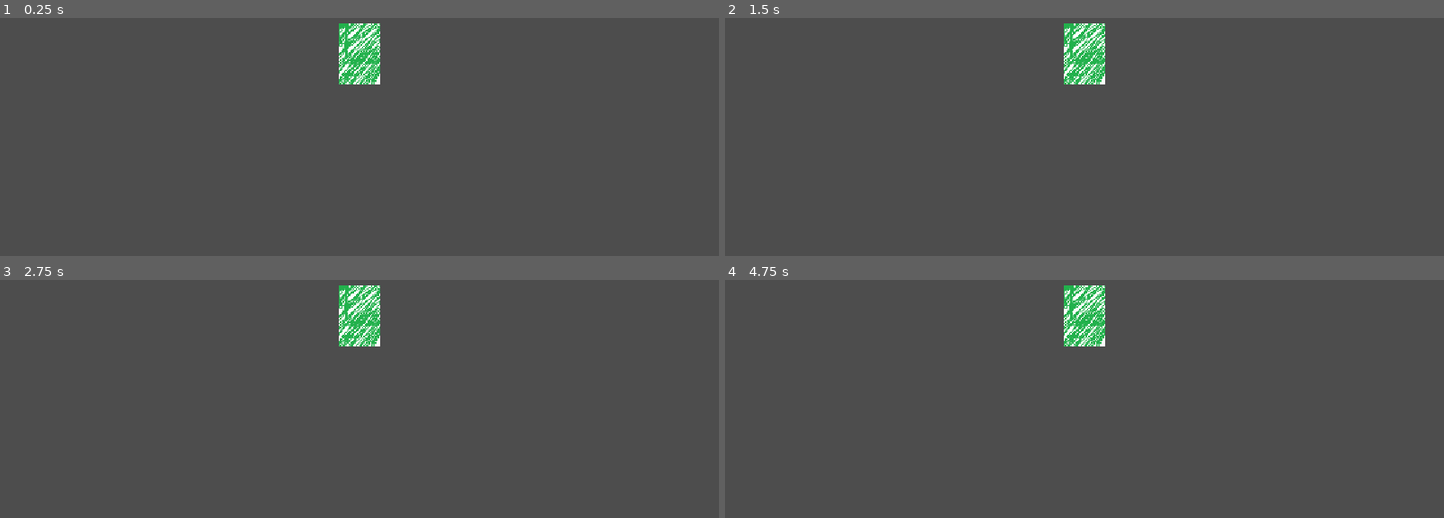
Above: before the commit, frames 1-4 (two rows, left to right).
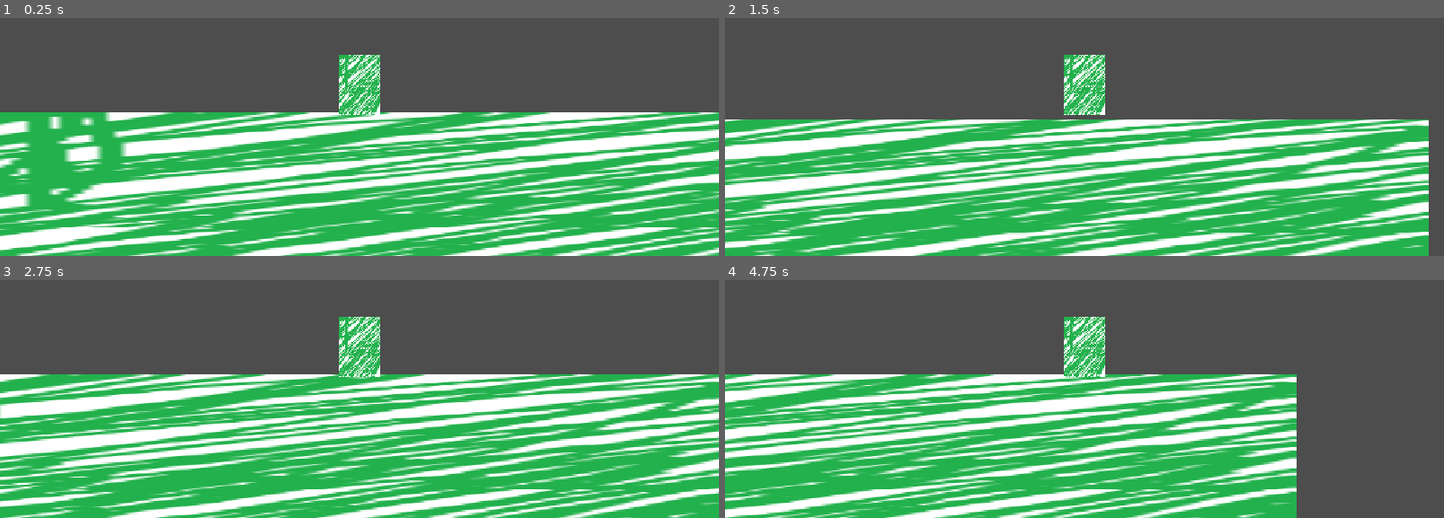
Above: after the commit, the same moments.

Repository: tanlanman123/bluecell
Game: Godot game, scene res://node_2d.tscn
Same seed, same stepped clock (60 frames per second), same inputs: the game is played once before the commit and once after it.
Inputs:
- Up to frame 1 (0.25 s): no input
- Up to frame 2 (1.5 s): tap Enter at 0.5 s; hold Right (ui_right) from 0.53 s (still down); tap Up (ui_up) at 0.6, 0.77, 1.07, 1.35 s
- Up to frame 3 (2.75 s): tap Up (ui_up) at 1.52, 1.82, 2.1 s; release Right (ui_right) at 2.03 s; hold Left (ui_left) from 2.03 s (still down)
- Up to frame 4 (4.75 s): release Left (ui_left) at 2.78 s; hold Right (ui_right) 2.78-4.28 s; tap Up (ui_up) at 2.85, 3.02, 3.32, 3.6, 3.77, 4.07, 4.35, 4.52 s; hold Left (ui_left) from 4.28 s (still down)

The runs differ from the first frame. In frame 1, 62% of the frame differs, in the area x 0-100%, y 2-100%; in frame 2, 58%; in frame 3, 62%; in frame 4, 50%.

Commit message:
player can move
added script and the player can move with arrow keys and jump with up arrow key :)

Diff:
--- /dev/null
+++ b/PlayerMovement.gd
@@ -0,0 +1,20 @@
+extends CharacterBody2D
+
+@export var speed: float = 250.0
+@export var jump_velocity: float = -400.0
+@export var gravity: float = 900.0
+
+func _physics_process(delta):
+	# Add gravity when the player is in the air.
+	if not is_on_floor():
+		velocity.y += gravity * delta
+
+	# Move left and right with arrow keys.
+	var direction = Input.get_axis("ui_left", "ui_right")
+	velocity.x = direction * speed
+
+	# Jump when the player presses the up arrow and is on the floor.
+	if Input.is_action_just_pressed("ui_up") and is_on_floor():
+		velocity.y = jump_velocity
+
+	move_and_slide()
--- a/node_2d.tscn
+++ b/node_2d.tscn
@@ -1,33 +1,45 @@
 [gd_scene format=3 uid="uid://coevnjbh42xg"]
 
 [ext_resource type="Texture2D" uid="uid://dcolu18fprwdw" path="res://Untitled.png" id="1_wtcfe"]
+[ext_resource type="Script" uid="uid://d22hhuprrrybd" path="res://PlayerMovement.gd" id="2_0e48y"]
 
-[sub_resource type="SpriteFrames" id="SpriteFrames_og2xu"]
-animations = [{
-"frames": [{
-"duration": 1.0,
-"texture": ExtResource("1_wtcfe")
-}],
-"loop": 1,
-"name": &"default",
-"speed": 5.0
-}]
+[sub_resource type="RectangleShape2D" id="RectangleShape2D_go7kn"]
+size = Vector2(20, 275)
+
+[sub_resource type="CanvasItemMaterial" id="CanvasItemMaterial_og2xu"]
 
 [sub_resource type="RectangleShape2D" id="RectangleShape2D_og2xu"]
-size = Vector2(123, 194)
+size = Vector2(123, 204.18857)
 
 [node name="Node2D" type="Node2D" unique_id=1462337539]
+metadata/_edit_group_ = true
 
-[node name="Player" type="AnimatedSprite2D" parent="." unique_id=1745114620]
-position = Vector2(2.026558e-06, -49)
+[node name="floor" type="StaticBody2D" parent="." unique_id=1345941318]
+position = Vector2(0, 140)
+
+[node name="CollisionShape2D" type="CollisionShape2D" parent="floor" unique_id=737113337]
+scale = Vector2(78.49039, 1)
+shape = SubResource("RectangleShape2D_go7kn")
+
+[node name="Sprite2D" type="Sprite2D" parent="floor" unique_id=54740409]
+material = SubResource("CanvasItemMaterial_og2xu")
+scale = Vector2(12.828668, 1.4560012)
+texture = ExtResource("1_wtcfe")
+offset = Vector2(0, 0.5)
+
+[node name="CharacterBody2D" type="CharacterBody2D" parent="." unique_id=1061025155]
+position = Vector2(0, -49)
+script = ExtResource("2_0e48y")
+
+[node name="Sprite2D" type="Sprite2D" parent="CharacterBody2D" unique_id=1346837176]
+scale = Vector2(0.53598595, 0.5000689)
+texture = ExtResource("1_wtcfe")
+
+[node name="Camera2D" type="Camera2D" parent="CharacterBody2D" unique_id=680022506]
+position = Vector2(0, -49)
 scale = Vector2(0.5365854, 0.5051546)
-sprite_frames = SubResource("SpriteFrames_og2xu")
 
-[node name="Camera2D" type="Camera2D" parent="Player" unique_id=680022506]
-
-[node name="RigidBody2D" type="RigidBody2D" parent="Player" unique_id=433565497]
-
-[node name="hitbox" type="CollisionShape2D" parent="Player/RigidBody2D" unique_id=165180946]
-position = Vector2(-5.5540686e-06, 0)
-scale = Vector2(1, 0.9999997)
+[node name="PlayerHitbox" type="CollisionShape2D" parent="CharacterBody2D" unique_id=165180946]
+position = Vector2(-1.3552527e-20, 1.4699707)
+scale = Vector2(0.5365854, 0.46555033)
 shape = SubResource("RectangleShape2D_og2xu")
Not shown, added: PlayerMovement.gd.uid
